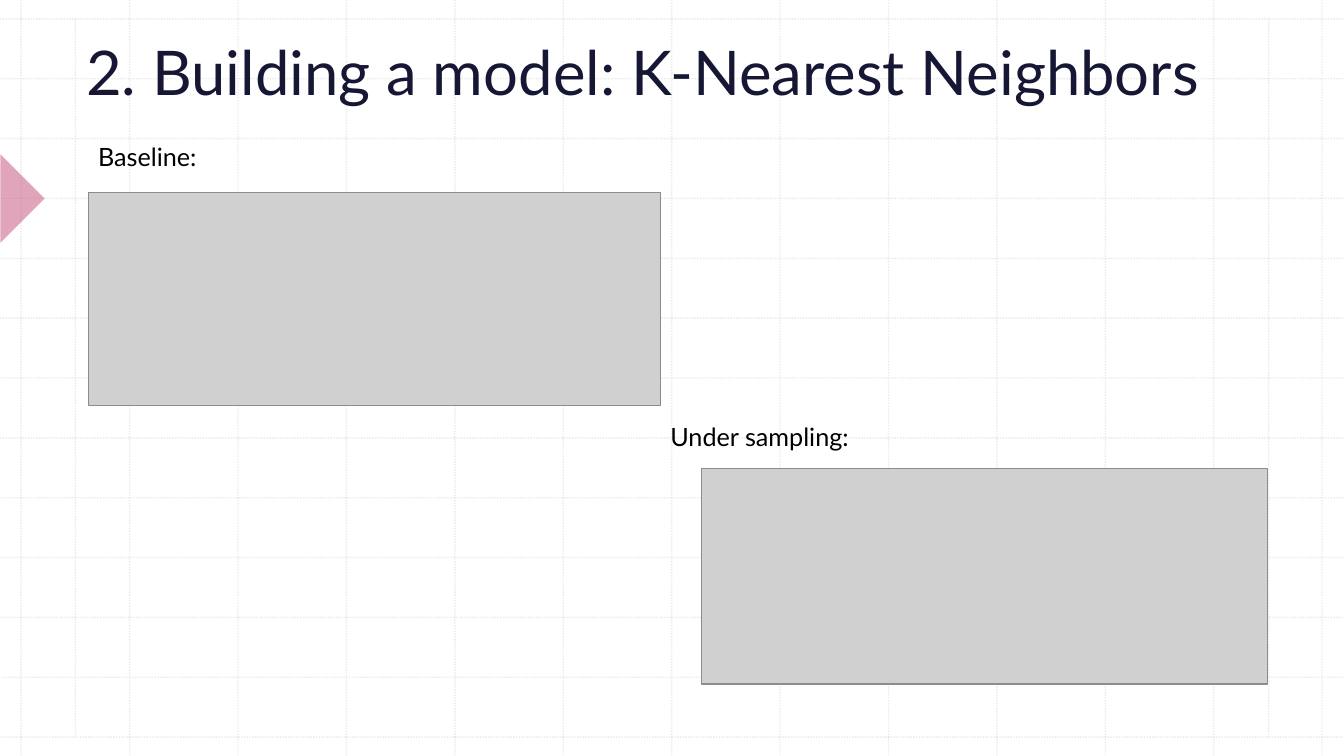
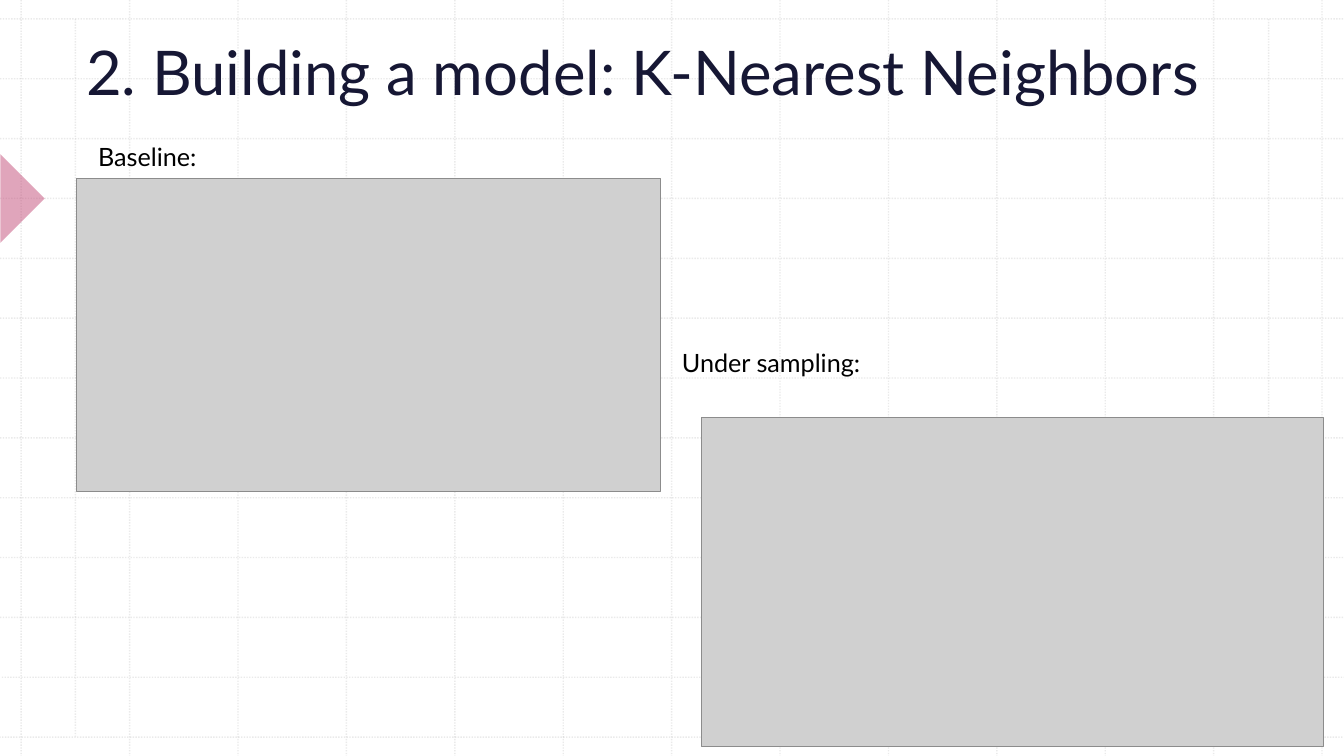
Before and after one commit to zsborsos/data_mid_bootcamp_project_classification, a slide deck: slide 11 of presentation/Mid-bootcamp project.pptx. Drawn at 1344x756 pixels with LibreOffice and Linux fonts; fonts in the diff are those of the drawing; grey boxes stand for pictures. Boxes give left, top, right and bottom in pixels: in the first picture for what was removed or moved away, otherwise in the second. Text is boxed around its words. In the diff, an @@ line names an element or a change of style, - is before the commit and + after.

Commit message:
presentation updated

```diff
--- a/presentation/Mid-bootcamp project.pptx
+++ b/presentation/Mid-bootcamp project.pptx
@@ picture: place and size @@
-picture at (88,193,660,406)
+picture at (77,178,661,491)
@@ text "Under sampling:": place and size @@
-text "Under sampling:" at (670,427,849,451)
+text "Under sampling:" at (682,353,861,376)
@@ picture: place and size @@
-picture at (702,468,1268,684)
+picture at (702,417,1324,747)
```
Also in this commit, not shown: 2 other slides changed.
